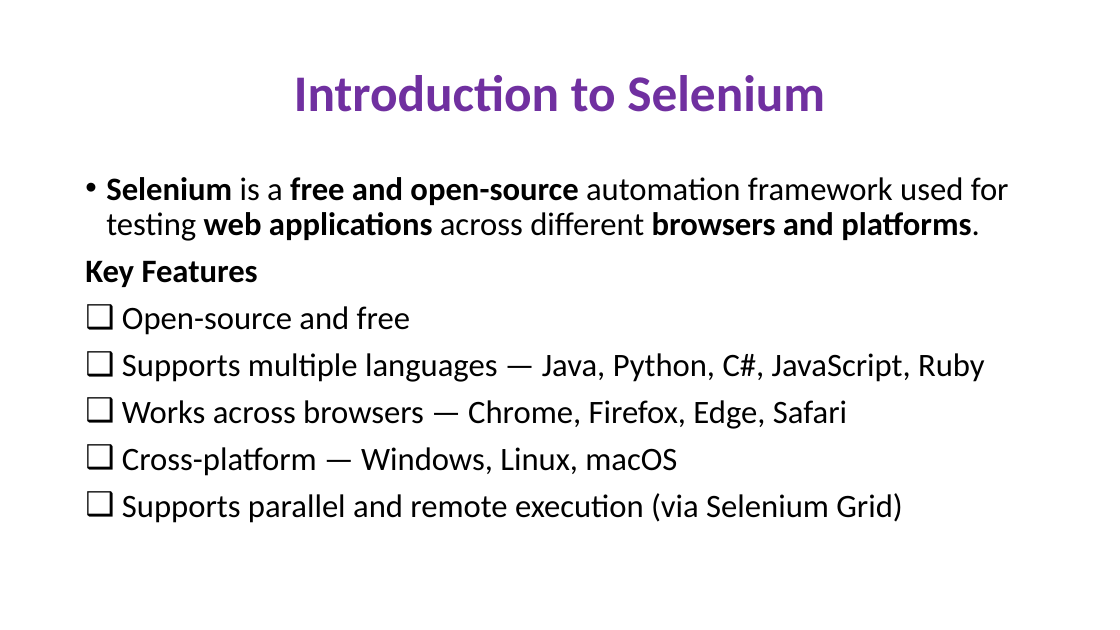
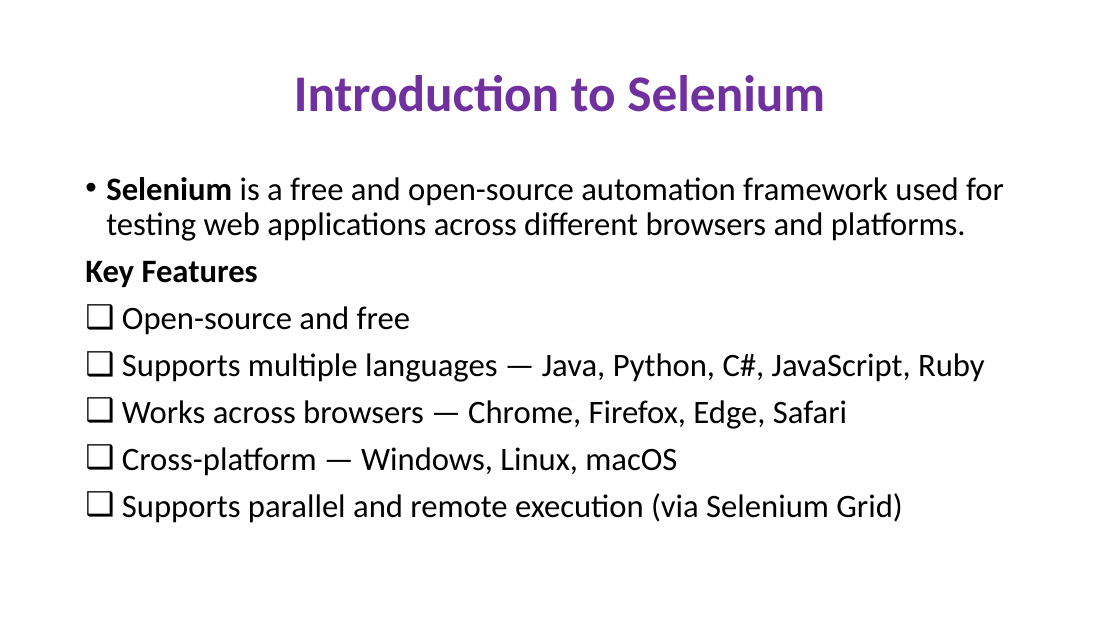
Before and after one commit to sarupapu7/Selenium-HandBook, a slide deck: slide 2 of Introduction to Selenium.pptx. Drawn at 1120x630 pixels with LibreOffice and Linux fonts; fonts in the diff are those of the drawing. Boxes give left, top, right and bottom in pixels: in the first picture for what was removed or moved away, otherwise in the second. Text is boxed around its words. In the diff, an @@ line names an element or a change of style, - is before the commit and + after.

```diff
--- a/Introduction to Selenium.pptx
+++ b/Introduction to Selenium.pptx
@@ text at (106, 177, 1004, 241): bold off in "free and open-source web applications browsers and ..." @@
```
Also in this commit, not shown: 1 other slide changed, 1 slide added, 1 slide removed, 2 other files.
